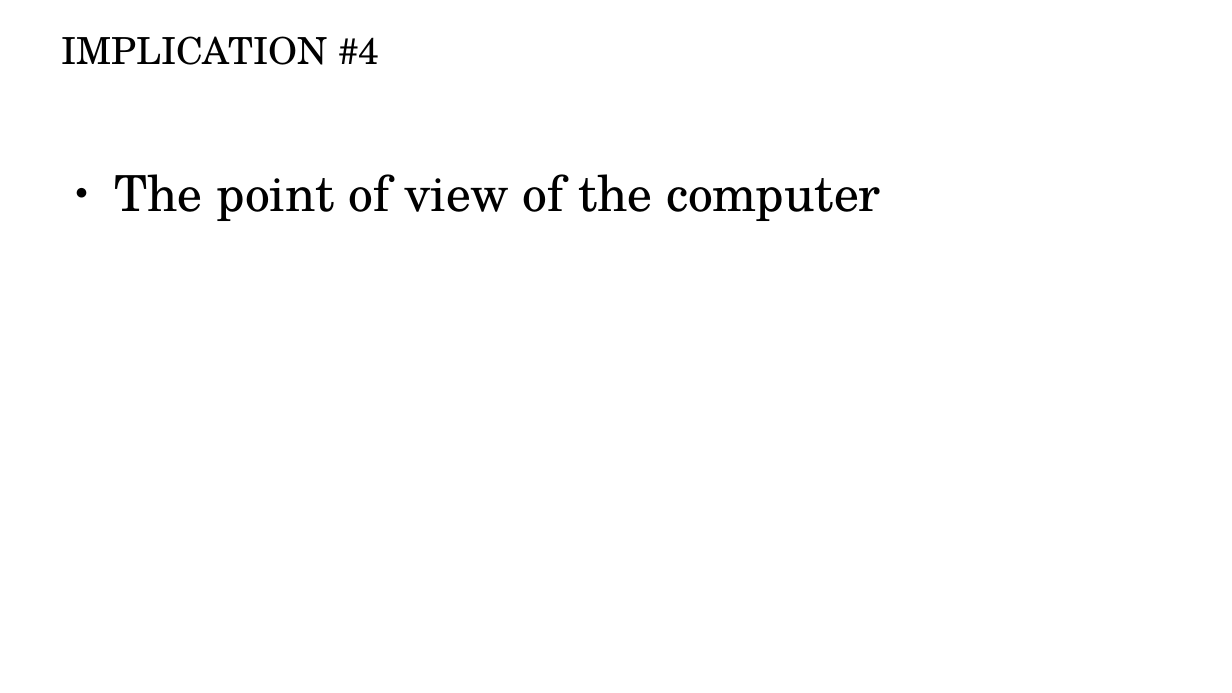
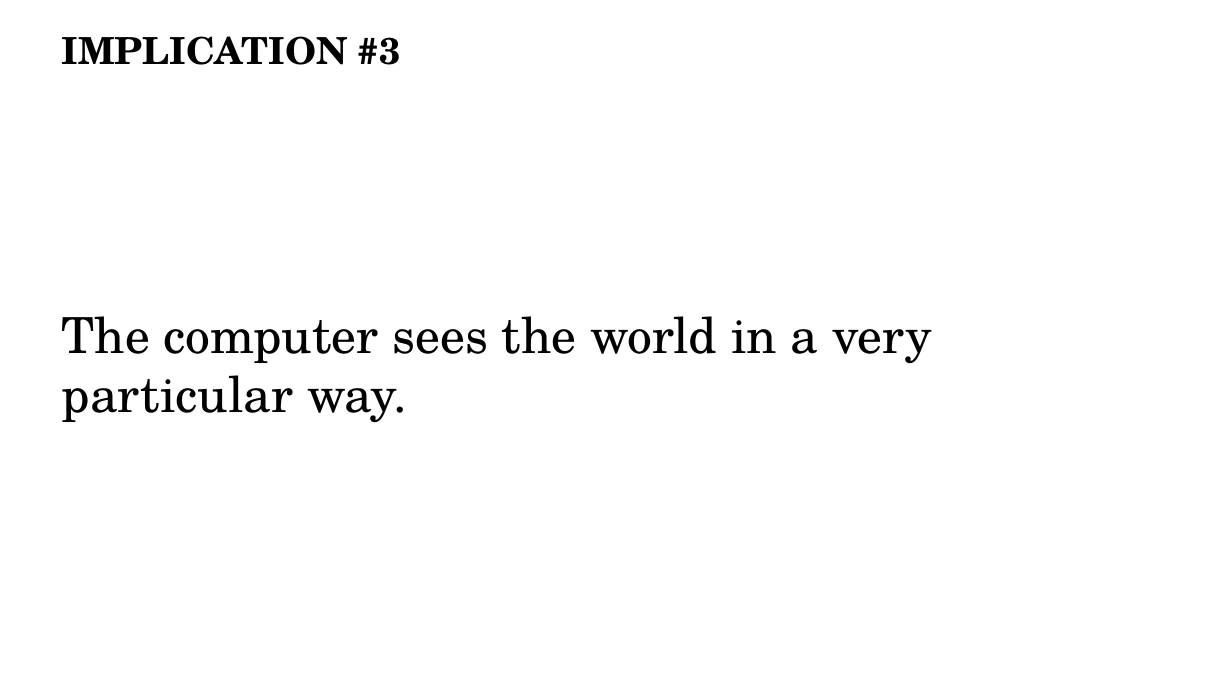
Before and after one commit to periode/thesis, a slide deck: slide 32 of jury/soutenance/Soutenance.odp (slide 20 before the commit). Drawn at 1232x693 pixels with LibreOffice and Linux fonts; fonts in the diff are those of the drawing. Boxes give left, top, right and bottom in pixels: in the first picture for what was removed or moved away, otherwise in the second. Text is boxed around its words. In the diff, an @@ line names an element or a change of style, - is before the commit and + after.

```diff
--- a/jury/soutenance/Soutenance.odp
+++ b/jury/soutenance/Soutenance.odp
@@ title at (62, 36, 401, 65): text changed; bold on @@
-IMPLICATION #4
+IMPLICATION #3
@@ text "The computer sees the world ..." at (62, 316, 932, 423): vertical alignment top to middle @@
@@ text at (62, 316, 932, 423): text changed @@
-● The point of view of the computer
+The computer sees the world in a very particular way.
```
Also in this commit, not shown: 11 other slides changed, 24 slides added, 12 slides removed, 7 other files.
